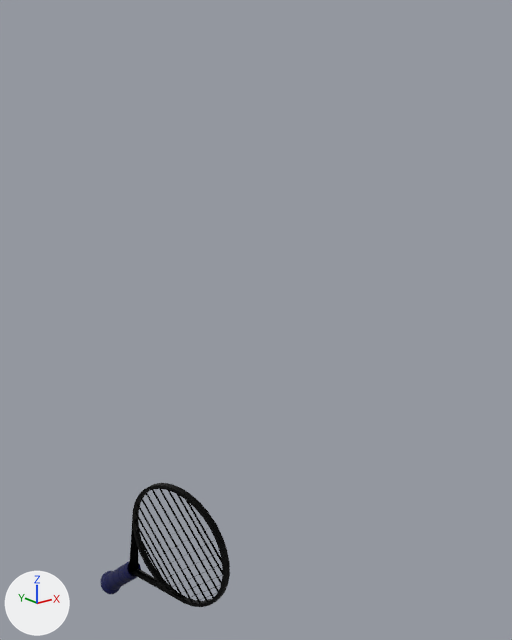
The glTF model public/racket.gltf: old version first, new version second.
Rendered twice from a 50 mm lens placed at (-6.1, -6.95, 6.01), pointed at (0.16, 0.89, 2.88). The lights are fixed; the arrows at lower left show +X, +Y and +Z. The first picture is the older version.
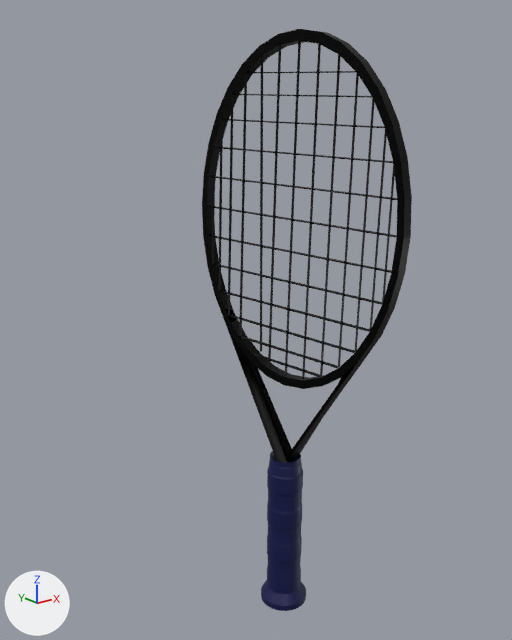
The change, as JSON lines over the scene's bpy script:
```json
{"op": "remove", "block": "ob_object_4", "code": "ob_object_4.parent = ob_cilindro_2"}
{"op": "set", "path": "ob_object_4.scale", "old": "(1.0, 1.0, 1.0)", "new": "(0.228, 0.228, 1.0)"}
{"op": "remove", "block": "ob_object_5", "code": "ob_object_5.parent = ob_cilindro_2"}
{"op": "set", "path": "ob_object_5.scale", "old": "(1.0, 1.0, 1.0)", "new": "(0.228, 0.228, 1.0)"}
```

What differs and where, as boxes [x1, y1, x2, y2] in the pictures (512 x 640 px):
```json
{"object": "Object_5", "change": "rescaled, moved", "before": [129, 483, 230, 607], "after": [202, 29, 412, 463], "on screen": "107% wider, 248% taller"}
{"object": "Object_4", "change": "rescaled, moved", "before": [100, 561, 141, 594], "after": [261, 451, 306, 611], "on screen": "10% wider, 374% taller"}
```
